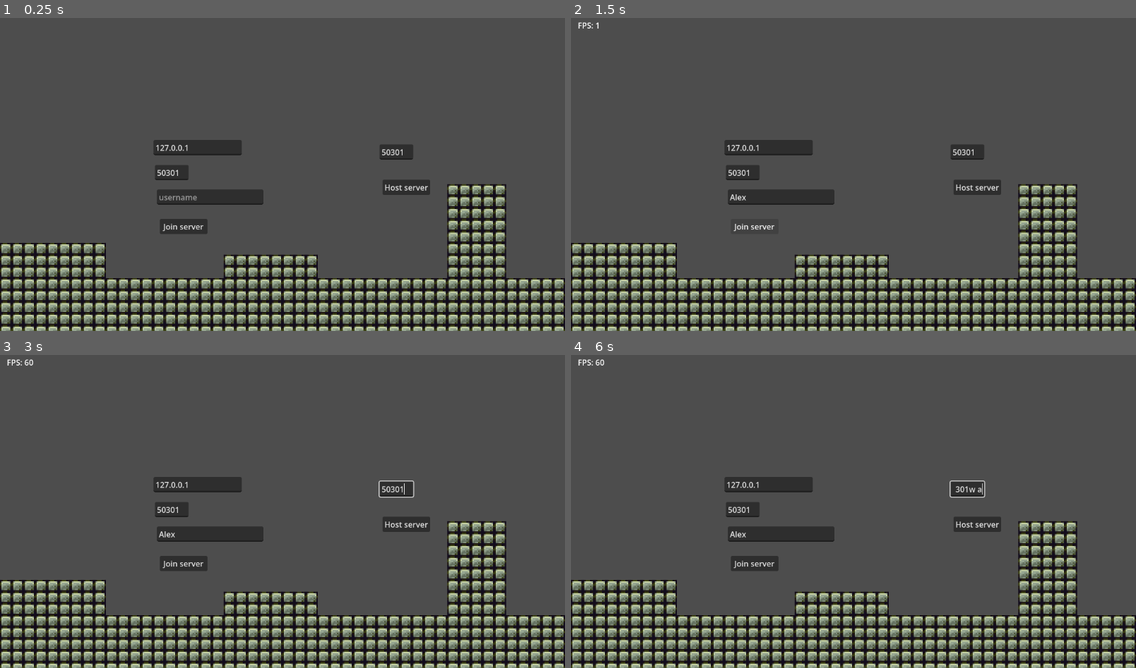
Above: before the commit, frames 1-4 (two rows, left to right).
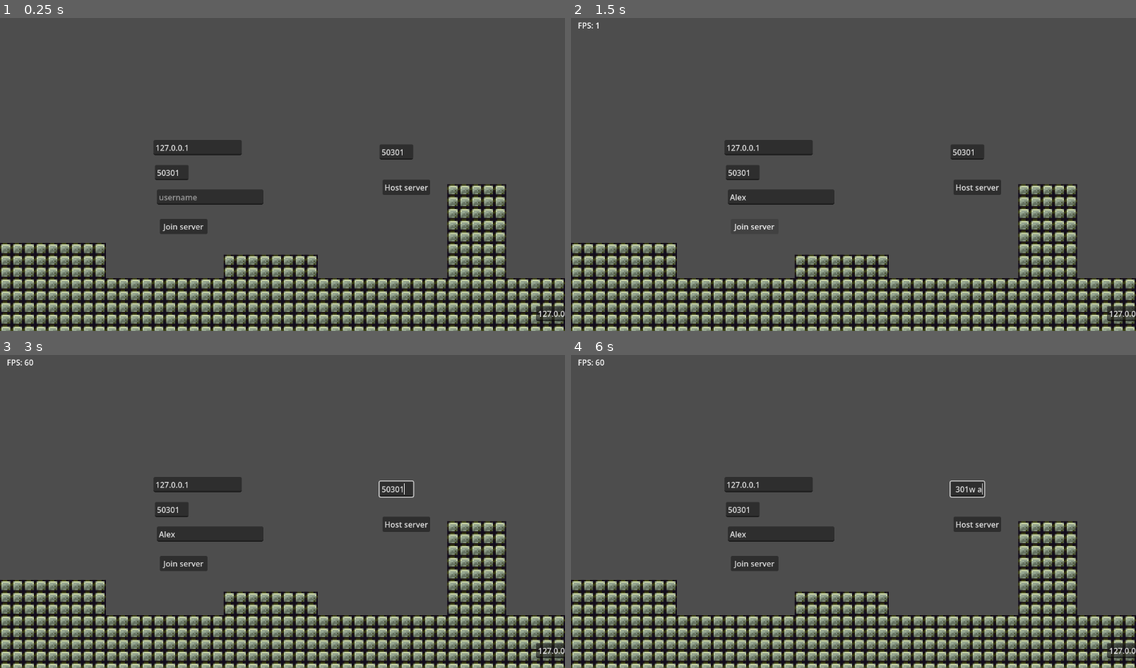
Above: after the commit, the same moments.

Repository: laws65/kag2
Game: Godot game, scene res://src/common/main/main.tscn
The game is run twice, just before and just after one commit, with the same random seed, the same clock (stepped at 60 frames per second) and the same inputs. The engine's default icon, where the game draws it, is replaced by a stand-in: a white triangle on a blue panel in a dark square.
Inputs (mouse positions are in pixels of both pictures, inside the frame that each line leads up to):
- Up to frame 1 (0.25 s): no input
- Up to frame 2 (1.5 s): click (780, 196) at 0.52 s; type "Alex" at 0.6 s; click "Join server" at 1.25 s
- Up to frame 3 (3 s): click "Host server" at 2 s; move the mouse to (406, 492) at 2.77 s; hold D (move_right) from 2.78 s (still down); click (406, 492) at 2.92 s
- Up to frame 4 (6 s): tap Enter at 3.5, 5 s; move the mouse to (740, 524) at 3.52 s; release D (move_right) at 3.53 s; hold S (move_down) 3.53-4.28 s; tap Space at 4.25, 5.75 s; move the mouse to (910, 439) at 4.27 s; hold D (move_right) 4.28-5.03 s; move the mouse to (825, 574) at 5.02 s; hold W (move_up) 5.03-5.78 s; click (825, 574) at 5.17 s; move the mouse to (1023, 558) at 5.77 s; hold A (move_left) from 5.78 s (still down)

The runs differ from the first frame. In frame 1, 0.2% of the frame differs, in the area x 94-100%, y 91-97%; in frame 2, 0.2%; in frame 3, 0.2%; in frame 4, 0.2%.

Commit message:
looks pretty good nowgit add .

Diff:
--- a/project.godot
+++ b/project.godot
@@ -68,7 +68,6 @@
 [physics]
 
 common/physics_jitter_fix=0.0
-3d/physics_engine="Jolt Physics"
 
 [rendering]
 
--- a/src/common/main/main.gd
+++ b/src/common/main/main.gd
@@ -47,7 +47,6 @@
 	var players := Players.get_players()
 	for player in players:
 		$CanvasLayer/Control/Label.text += player.get_prop("username") + "- " + str(player.get_id()) + "\n"
-		print(player.get_id())
 
 
 func _on_fps_timer_timeout() -> void:
--- a/src/common/main/main.tscn
+++ b/src/common/main/main.tscn
@@ -405,6 +405,15 @@
 offset_bottom = 370.0
 text = "Host server"
 
+[node name="IP" type="LineEdit" parent="CanvasLayer/Control/Control/SButton" unique_id=889154276]
+layout_mode = 0
+offset_left = 313.0
+offset_top = 258.0
+offset_right = 381.5
+offset_bottom = 289.0
+text = "127.0.0.1"
+placeholder_text = "IP"
+
 [node name="SPort" type="LineEdit" parent="CanvasLayer/Control/Control" unique_id=30535492]
 unique_name_in_owner = true
 layout_mode = 0
@@ -415,6 +424,11 @@
 text = "50301"
 placeholder_text = "Port"
 
+[node name="TextureRect" type="TextureRect" parent="CanvasLayer/Control" unique_id=358033793]
+layout_mode = 0
+offset_right = 40.0
+offset_bottom = 40.0
+
 [node name="World" type="Node2D" parent="." unique_id=1048000910]
 
 [node name="Blobs" type="Node2D" parent="World" unique_id=877208775]
--- a/src/common/test_blob/test_blob.gd
+++ b/src/common/test_blob/test_blob.gd
@@ -1,5 +1,4 @@
 extends Blob
-
 
 
 func _ready() -> void:
@@ -7,11 +6,11 @@
 		$Label.text = str(get_player().get_id()) + " " + str(get_player().get_prop("username"))
 
 
-func _physics_process(_delta: float) -> void:
+func _physics_process(delta: float) -> void:
 	if is_my_blob() and client_controlled:
 		var input = Input.get_vector("move_left", "move_right", "move_up", "move_down")
 		velocity = input * 100
-		move_and_slide()
+		move_and_collide(velocity * delta)
 	elif not multiplayer.is_server():
 		return
 		#print("%s %s" % [position, get_player_id()])
